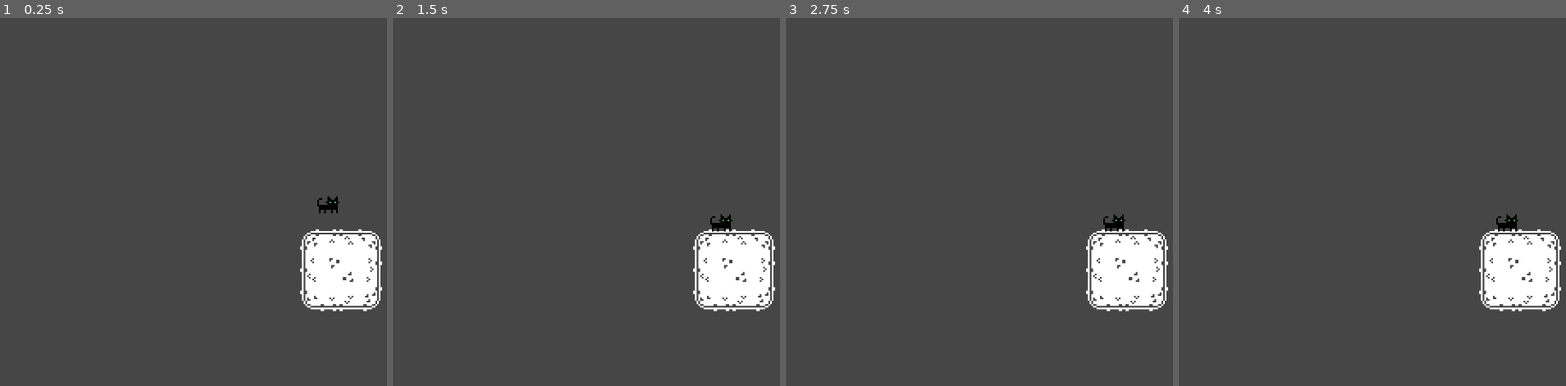
Above: before the commit, frames 1-4 (left to right).
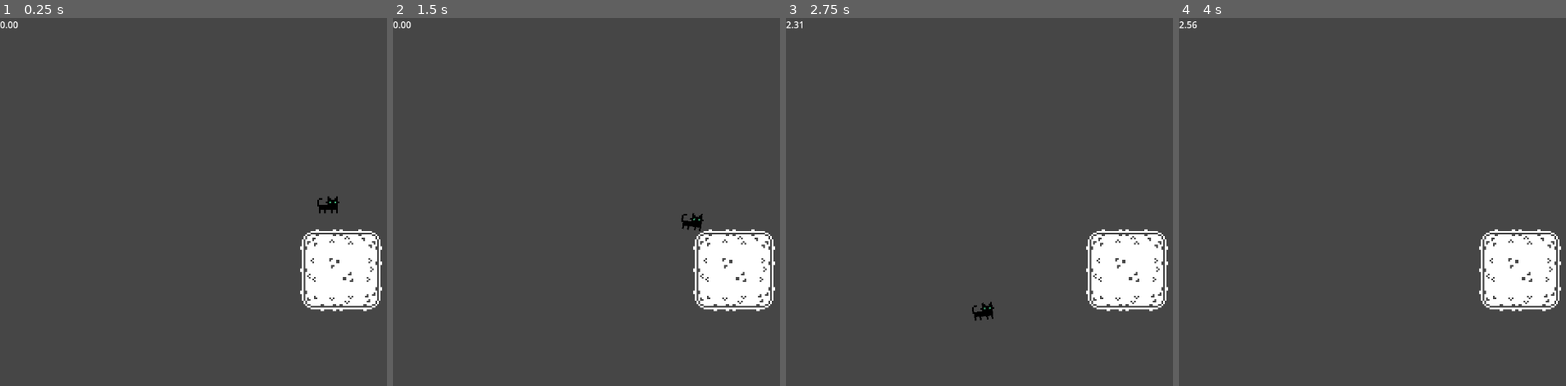
Above: after the commit, the same moments.

Repository: kui-v/CatJumpAdventure
Game: Godot game, scene res://levels/test_level.tscn
The game is run twice, just before and just after one commit, with the same random seed, the same clock (stepped at 60 frames per second) and the same inputs.
Inputs (mouse positions are in pixels of both pictures, inside the frame that each line leads up to):
- Up to frame 1 (0.25 s): no input
- Up to frame 2 (1.5 s): move the mouse to (outside the picture) at 0.52 s; press the mouse at (outside the picture) at 0.53 s; tap Enter at 1.25 s; move the mouse to (590, 220) at 1.27 s; release the mouse at (590, 220) at 1.28 s; click (590, 220) at 1.35 s
- Up to frame 3 (2.75 s): move the mouse to (outside the picture) at 2.02 s; press the mouse at (outside the picture) at 2.03 s
- Up to frame 4 (4 s): move the mouse to (1473, 275) at 2.77 s; release the mouse at (1473, 275) at 2.78 s; click (1473, 275) at 2.85 s; move the mouse to (outside the picture) at 3.52 s; press the mouse at (outside the picture) at 3.53 s

The runs differ from the first frame. In frame 1, less than 0.1% of the frame differs, in the area x 0-5%, y 0-3%; in frame 2, 0.4%, in the area x 0-88%, y 0-59%; in frame 3, 0.4%; in frame 4, 0.2%.

Commit message:
finally figured out hit force

Diff:
--- /dev/null
+++ b/interface/ui.tscn
@@ -0,0 +1,14 @@
+[gd_scene format=3 uid="uid://b34rmw36xve4p"]
+
+[node name="UI" type="Control"]
+layout_mode = 3
+anchors_preset = 15
+anchor_right = 1.0
+anchor_bottom = 1.0
+grow_horizontal = 2
+grow_vertical = 2
+
+[node name="Label" type="Label" parent="."]
+layout_mode = 0
+offset_right = 40.0
+offset_bottom = 23.0
--- a/player/player.gd
+++ b/player/player.gd
@@ -3,30 +3,42 @@
 # amount of force to apply to character on click
 var hit_force : float = 50
 @onready var label_text : Label = get_node("UILayer/Label")
+@onready var timer : Timer = get_node("Timer")
+@onready var timer_label : Label = get_node("UILayer/TimerLabel")
 
 var button_press : Vector2
 var button_release : Vector2
+var hold_time : float
+
+
+var held : bool = false
 
 # hold button and release - force
 # 1. on button press
 # 2. on button release
 # mouse position - direction
 
+
+# process should only handle the timer; all physics should be done when action released
 func _process(_delta):
-#	if Input.is_mouse_button_pressed(MOUSE_BUTTON_LEFT):
-#		var direction = global_position.direction_to(get_global_mouse_position())
-#		apply_impulse(direction * hit_force)
-#		label_text.text = str("Diection: ", direction)
+	timer_label.text = str(timer.time_left).pad_decimals(2)
 
+
+func _input(event):
 	if Input.is_action_just_pressed("action_hold"):
-		print("hey")
-		MouseHold()
+		timer.start()
+	elif Input.is_action_just_released("action_hold"):
+		get_hold_velocity()
+		timer.stop()
+		apply_movement()
 
-func MouseHold():
-	var time : int = 0
-	if Input.is_action_pressed("action_hold"):
-		await(get_tree().create_timer(10))
-		time += 1
-	if !Input.is_action_pressed("action_hold"):
-		return
-	print(time)
+
+func get_hold_velocity():
+	hold_time = (timer.wait_time - timer.time_left) * 15
+
+
+func apply_movement():
+	var force = hit_force * hold_time
+	print(force)
+	var direction = global_position.direction_to(get_global_mouse_position())
+	apply_impulse(direction * force)
--- a/player/player.tscn
+++ b/player/player.tscn
@@ -27,3 +27,11 @@
 offset_right = 40.0
 offset_bottom = 23.0
 metadata/_edit_use_anchors_ = true
+
+[node name="TimerLabel" type="Label" parent="UILayer"]
+offset_right = 40.0
+offset_bottom = 23.0
+
+[node name="Timer" type="Timer" parent="."]
+wait_time = 3.0
+one_shot = true
